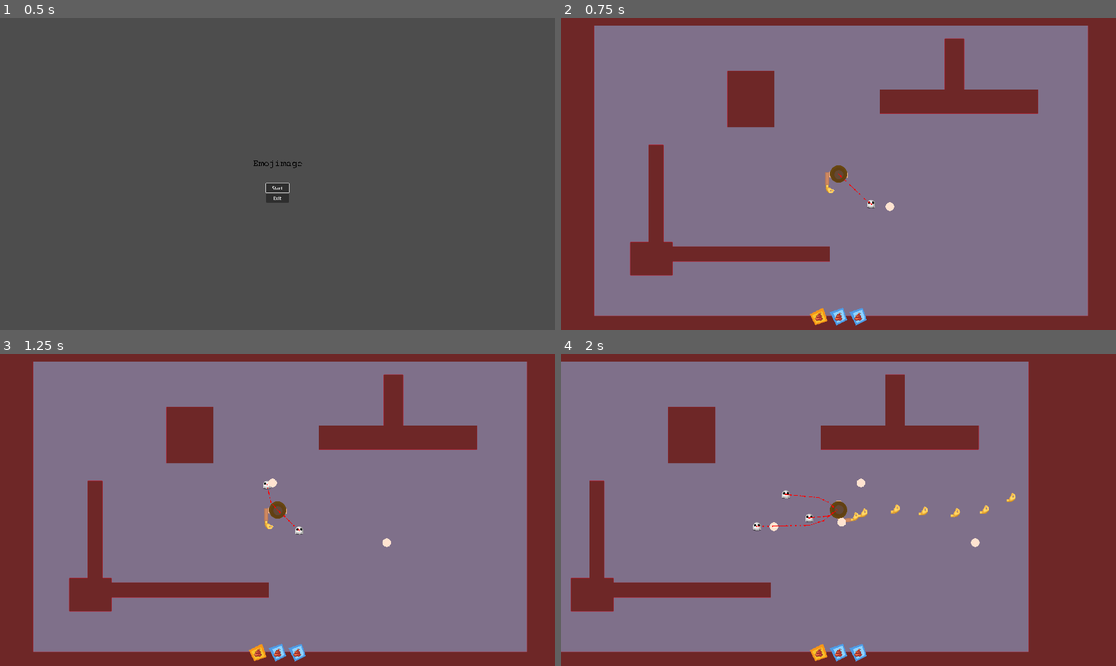
Above: before the commit, frames 1-4 (two rows, left to right).
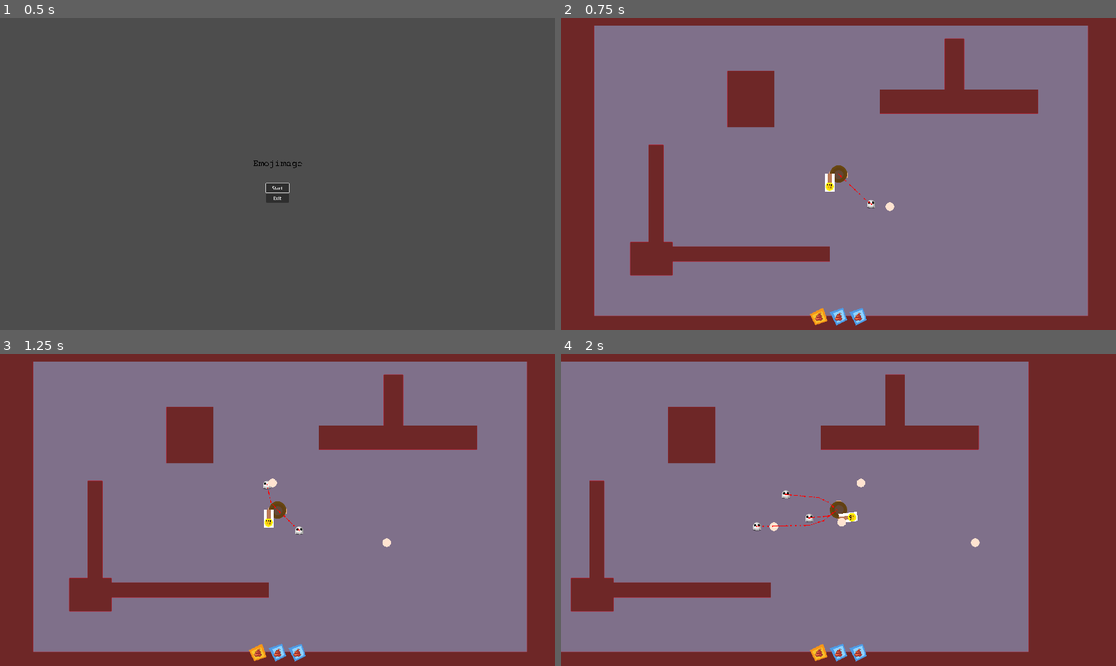
Above: after the commit, the same moments.

Repository: JulianNeuberger/EmojiMage
Game: Godot game, scene res://gui/MainMenu/MainMenu.tscn
Two runs of this game, one before a commit and one after it. Both use one fixed random seed, a clock stepped at 60 frames per second and the inputs below.
Inputs (mouse positions are in pixels of both pictures, inside the frame that each line leads up to):
- Up to frame 1 (0.5 s): no input
- Up to frame 2 (0.75 s): click "Start" at 0.5 s
- Up to frame 3 (1.25 s): no input
- Up to frame 4 (2 s): move the mouse to (960, 494) at 1.27 s; press the mouse at (960, 494) at 1.28 s; hold D (Right) from 1.28 s (still down)

Frame 1 is identical in both runs. In frame 2, 0.1% of the frame differs, in the area x 47-50%, y 49-57%; in frame 3, 0.1%; in frame 4, 0.3%, in the area x 49-82%, y 44-54%.

Commit message:
add grant reward after level finished

Diff:
--- a/Inventory/Inventory.gd
+++ b/Inventory/Inventory.gd
@@ -16,8 +16,16 @@
 	inventory_changed.emit(self)
 
 func add_to_inventory(weapon_behavior: WandResource):
+	for i in range(len(slots)):
+		if slots[i] == null:
+			add_to_index(weapon_behavior, i)
+			return
 	# currently we have a  infinitely large inventory?
 	slots.push_back(weapon_behavior)
+	inventory_changed.emit(self)
+
+func add_to_index(weapon_behaviour: WandResource, index: int):
+	slots[index] = weapon_behaviour
 	inventory_changed.emit(self)
 
 func scroll_slot_left():
--- /dev/null
+++ b/levels/GrantRewardComponent.gd
@@ -0,0 +1,12 @@
+extends Node2D
+class_name GrantRewardComponent
+
+@export var wand_reward: WandResource
+var target_to_grant
+
+func _ready():
+	target_to_grant = get_tree().get_nodes_in_group("player")[0]
+
+func grant_reward():
+	if target_to_grant:
+		target_to_grant.inventory.add_to_inventory(wand_reward)
--- /dev/null
+++ b/levels/GrantRewardComponent.tscn
@@ -0,0 +1,6 @@
+[gd_scene load_steps=2 format=3 uid="uid://dbbvf5r7satm3"]
+
+[ext_resource type="Script" path="res://levels/GrantRewardComponent.gd" id="1_ndc7s"]
+
+[node name="GrantRewardComponent" type="Node2D"]
+script = ExtResource("1_ndc7s")
--- a/levels/testbed.tscn
+++ b/levels/testbed.tscn
@@ -15,9 +15,10 @@
 [ext_resource type="PackedScene" uid="uid://buhwlr85mkf4s" path="res://gui/PauseMenu/PauseGUI.tscn" id="6_nbq01"]
 [ext_resource type="Resource" uid="uid://bsluy5wxafj5e" path="res://Wand/ShotgunWand.tres" id="7_1ycik"]
 [ext_resource type="PackedScene" uid="uid://doamhicv54yp6" path="res://PlayerInputs/PlayerGUIHandler.tscn" id="7_3q20r"]
-[ext_resource type="Resource" path="res://Wand/HandWand.tres" id="8_fu3e2"]
+[ext_resource type="Resource" uid="uid://ktp05k2sat2q" path="res://Wand/HandWand.tres" id="8_fu3e2"]
 [ext_resource type="PackedScene" uid="uid://bmddgc4p4tad2" path="res://HealthBar/HealthBar.tscn" id="9_sgpnb"]
 [ext_resource type="PackedScene" uid="uid://cgqqflee25ey0" path="res://HealthBar/HealthAdapter.tscn" id="10_4v2lf"]
+[ext_resource type="PackedScene" uid="uid://dbbvf5r7satm3" path="res://levels/GrantRewardComponent.tscn" id="19_xuund"]
 
 [sub_resource type="Resource" id="Resource_n5d00"]
 script = ExtResource("3_v1hms")
@@ -33,7 +34,7 @@
 
 [sub_resource type="Resource" id="Resource_7xwms"]
 script = ExtResource("5_71yym")
-slots = Array[Resource("res://Wand/WandResource.gd")]([ExtResource("6_kwedf"), ExtResource("7_1ycik"), ExtResource("8_fu3e2")])
+slots = Array[Resource("res://Wand/WandResource.gd")]([ExtResource("6_kwedf"), ExtResource("7_1ycik")])
 max_slots = 3
 
 [node name="Testbed" type="Node2D"]
@@ -100,6 +101,10 @@
 [node name="HeathAdapter" parent="CanvasLayer/HealthBar" node_paths=PackedStringArray("health_bar") instance=ExtResource("10_4v2lf")]
 health_bar = NodePath("..")
 
+[node name="GrantRewardComponent" parent="." instance=ExtResource("19_xuund")]
+wand_reward = ExtResource("8_fu3e2")
+
+[connection signal="on_all_killed" from="EnemySpawner" to="GrantRewardComponent" method="grant_reward"]
 [connection signal="toggle" from="CanvasLayer/GuiToggle" to="CanvasLayer/PauseGame" method="set_pause"]
 [connection signal="close_gui" from="CanvasLayer/GuiToggle/PauseGui" to="CanvasLayer/GuiToggle" method="close"]
 [connection signal="on_exit" from="CanvasLayer/BuiltInHandler" to="CanvasLayer/GuiToggle" method="toggle_gui"]
--- a/wizard/Wizard.gd
+++ b/wizard/Wizard.gd
@@ -21,11 +21,9 @@
 		"inventory": inventory.serialize(),
 		"health": health.serialize(),
 	}
-	print(dict)
 	return dict
 
 func deserialize(dictionary: Dictionary):
-	print(dictionary)
 	if "inventory" in dictionary:
 		inventory.deserialize(dictionary["inventory"])
 	if "health" in dictionary:
--- a/wizard/Wizard.tscn
+++ b/wizard/Wizard.tscn
@@ -1,16 +1,15 @@
-[gd_scene load_steps=14 format=3 uid="uid://xmuma7eni4"]
+[gd_scene load_steps=13 format=3 uid="uid://xmuma7eni4"]
 
 [ext_resource type="Texture2D" uid="uid://dlxc70y6ry15" path="res://wizard/Wizard.png" id="1_4ougy"]
 [ext_resource type="Script" path="res://wizard/Wizard.gd" id="1_ppgnw"]
 [ext_resource type="Resource" uid="uid://cfgy83j6ccydw" path="res://wizard/wizard_movement.tres" id="2_uwvth"]
 [ext_resource type="Script" path="res://Inventory/Inventory.gd" id="3_gf4u5"]
-[ext_resource type="PackedScene" path="res://PlayerInputs/PlayerTriggerHandler.tscn" id="6_yj3gn"]
+[ext_resource type="PackedScene" uid="uid://du1oylx7ued42" path="res://PlayerInputs/PlayerTriggerHandler.tscn" id="6_yj3gn"]
 [ext_resource type="PackedScene" uid="uid://by5awb2fb57hl" path="res://PlayerInputs/PlayerMovementHandler.tscn" id="7_7d58m"]
 [ext_resource type="PackedScene" uid="uid://kk4usio0ih0s" path="res://Wand/Wand.tscn" id="7_oqb2r"]
-[ext_resource type="PackedScene" uid="uid://bjemk50juvq6c" path="res://PlayerInputs/PlayerInventoryHandler.tscn" id="8_b4w4o"]
+[ext_resource type="PackedScene" path="res://PlayerInputs/PlayerInventoryHandler.tscn" id="8_b4w4o"]
 [ext_resource type="PackedScene" uid="uid://mxr10d1iunr0" path="res://PlayerInputs/PlayerRotationHandler.tscn" id="8_jam5k"]
 [ext_resource type="Script" path="res://health.gd" id="9_4lcvr"]
-[ext_resource type="Resource" path="res://Wand/HandWand.tres" id="10_8gpsv"]
 
 [sub_resource type="Resource" id="Resource_s7won"]
 script = ExtResource("3_gf4u5")
@@ -42,7 +41,6 @@
 
 [node name="Wand" parent="." instance=ExtResource("7_oqb2r")]
 position = Vector2(30, 30)
-_wand_resource = ExtResource("10_8gpsv")
 
 [node name="Health" type="Node" parent="."]
 script = ExtResource("9_4lcvr")
Not shown: 1 places in PlayerInputs/PlayerInventoryHandler.tscn that only renumber resources
Not shown: 1 places in levels/testbed.tscn that only renumber resources
